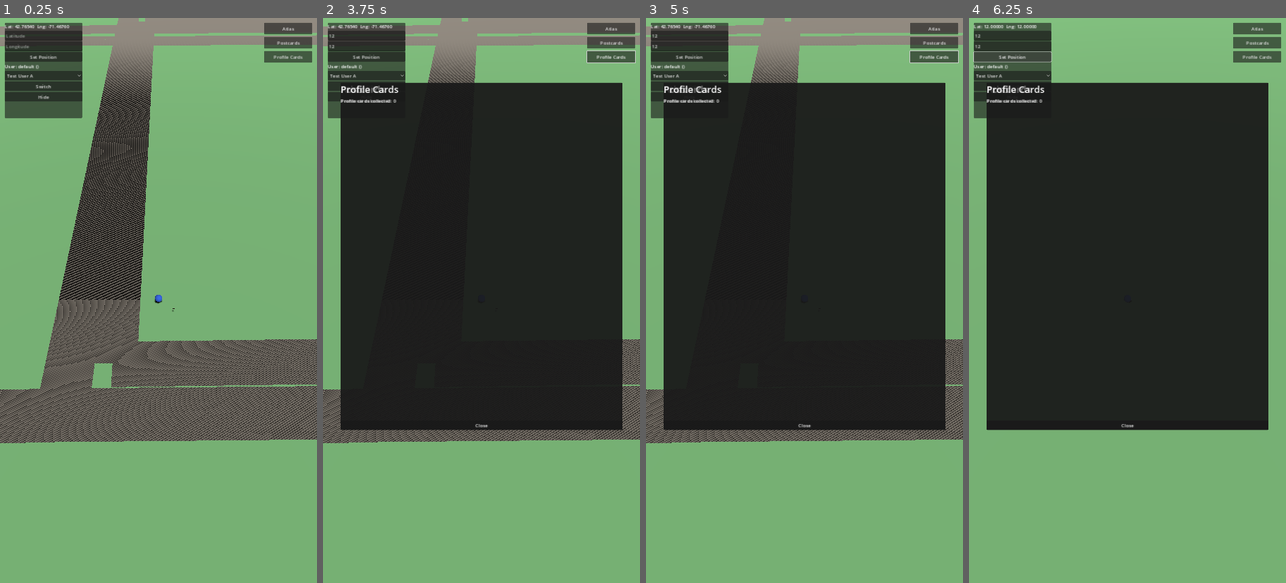
Above: before the commit, frames 1-4 (left to right).
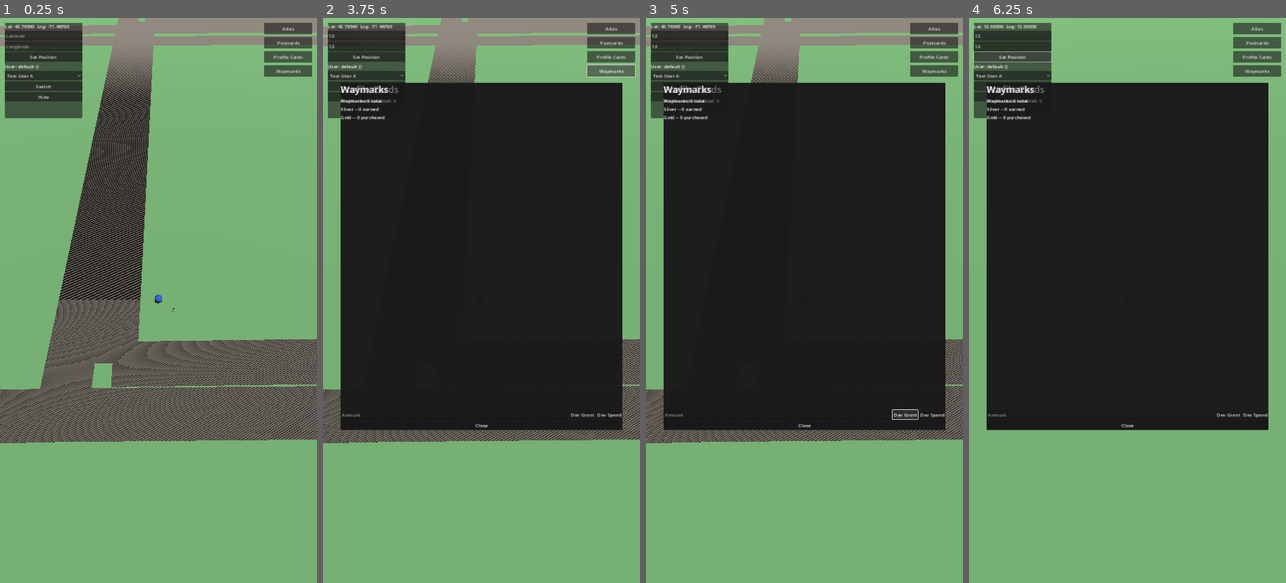
Above: after the commit, the same moments.

Repository: Dominic339/Shared-Skies
Game: Godot game, scene res://scenes/Main.tscn
The game is run twice, just before and just after one commit, with the same random seed, the same clock (stepped at 60 frames per second) and the same inputs.
Inputs (mouse positions are in pixels of both pictures, inside the frame that each line leads up to):
- Up to frame 1 (0.25 s): no input
- Up to frame 2 (3.75 s): click (367, 34) at 0.52 s; type "12" at 0.6 s; click (367, 46) at 0.75 s; type "12" at 0.83 s; click "Atlas" at 1.25 s; click "Postcards" at 2 s; click "Profile Cards" at 2.75 s; click (611, 68) at 3.5 s, where only the run after the commit has a clickable "Waymarks"
- Up to frame 3 (5 s): click (905, 413) at 4.25 s, where only the run after the commit has a clickable "Dev Grant"
- Up to frame 4 (6.25 s): click (1254, 413) at 5 s, where only the run after the commit has a clickable "Dev Spend"; click "Set Position" at 5.75 s

The runs differ from the first frame. In frame 1, 0.3% of the frame differs, in the area x 83-99%, y 8-11%; in frame 2, 0.8%, in the area x 5-99%, y 5-71%; in frame 3, 0.8%; in frame 4, 0.7%.

Commit message:
Add provenance-aware Waymark ledger (currency lots, operations, transactions)
Backend: a locked-down payment_orders shell, currency_lots (one row per
discrete inflow, so a later refund can trace exactly what's left of a
specific grant/purchase), wallet_operations (the player-facing event),
and wallet_transactions (exact per-lot allocation for every spend).
spend_waymarks() consumes non-paid lots before paid ones, oldest lot
first within each tier, fully row-locked and atomic, and is safe to
expose to any authenticated player since it can only draw down their own
balance. award_waymarks() mints currency and is revoked from anon/
authenticated entirely -- only service_role and dev_grant_waymarks() (a
thin wrapper gated by a profiles.dev_grants_enabled column that players
can't write to themselves) can call it. Both support idempotency keys so
a retried request can't double-award or double-spend.

Client: a Waymarks screen showing total/silver/gold balance and
transaction history, plus temporary dev grant/spend controls for testing
before any real bounty or shop exists to drive the ledger. Real StoreKit/
Play Billing integration, provider verification, and refund receivers are
deferred until store accounts and server infrastructure actually exist --
this only lays the ledger foundation that would otherwise require
retrofitting once real spends have already happened.

Co-Authored-By: Claude Sonnet 5 <noreply@anthropic.com>
Claude-Session: https://claude.ai/code/session_01AHmiCVGuG2bKpEKrF4VL2r

Diff:
--- a/client/scenes/Main.tscn
+++ b/client/scenes/Main.tscn
@@ -9,6 +9,7 @@
 [ext_resource type="PackedScene" path="res://scenes/AtlasBook.tscn" id="7"]
 [ext_resource type="Script" path="res://scripts/postcards_ui.gd" id="8"]
 [ext_resource type="Script" path="res://scripts/profile_cards_ui.gd" id="9"]
+[ext_resource type="Script" path="res://scripts/waymarks_ui.gd" id="10"]
 
 [sub_resource type="PlaneMesh" id="PlaneMesh_1"]
 size = Vector2(6000, 6000)
@@ -140,6 +141,15 @@
 offset_bottom = 152.0
 text = "Profile Cards"
 
+[node name="WaymarksButton" type="CanvasLayer" parent="."]
+
+[node name="Button" type="Button" parent="WaymarksButton"]
+offset_left = 900.0
+offset_top = 160.0
+offset_right = 1064.0
+offset_bottom = 200.0
+text = "Waymarks"
+
 [node name="AtlasUI" type="CanvasLayer" parent="."]
 script = ExtResource("6")
 
@@ -292,3 +302,48 @@
 
 [node name="CloseButton" type="Button" parent="ProfileCardsUI/DetailsPanel/VBoxContainer"]
 text = "Close"
+
+[node name="WaymarksUI" type="CanvasLayer" parent="."]
+script = ExtResource("10")
+
+[node name="Panel" type="PanelContainer" parent="WaymarksUI"]
+offset_left = 60.0
+offset_top = 220.0
+offset_right = 1020.0
+offset_bottom = 1400.0
+
+[node name="VBoxContainer" type="VBoxContainer" parent="WaymarksUI/Panel"]
+
+[node name="TitleLabel" type="Label" parent="WaymarksUI/Panel/VBoxContainer"]
+theme_override_font_sizes/font_size = 32
+text = "Waymarks"
+
+[node name="TotalLabel" type="Label" parent="WaymarksUI/Panel/VBoxContainer"]
+text = "Waymarks: 0 total"
+
+[node name="SilverLabel" type="Label" parent="WaymarksUI/Panel/VBoxContainer"]
+text = "Silver -- 0 earned"
+
+[node name="GoldLabel" type="Label" parent="WaymarksUI/Panel/VBoxContainer"]
+text = "Gold -- 0 purchased"
+
+[node name="ScrollContainer" type="ScrollContainer" parent="WaymarksUI/Panel/VBoxContainer"]
+size_flags_vertical = 3
+
+[node name="HistoryContainer" type="VBoxContainer" parent="WaymarksUI/Panel/VBoxContainer/ScrollContainer"]
+size_flags_horizontal = 3
+
+[node name="DevControls" type="HBoxContainer" parent="WaymarksUI/Panel/VBoxContainer"]
+
+[node name="DevAmountEdit" type="LineEdit" parent="WaymarksUI/Panel/VBoxContainer/DevControls"]
+placeholder_text = "Amount"
+size_flags_horizontal = 3
+
+[node name="DevGrantButton" type="Button" parent="WaymarksUI/Panel/VBoxContainer/DevControls"]
+text = "Dev Grant"
+
+[node name="DevSpendButton" type="Button" parent="WaymarksUI/Panel/VBoxContainer/DevControls"]
+text = "Dev Spend"
+
+[node name="CloseButton" type="Button" parent="WaymarksUI/Panel/VBoxContainer"]
+text = "Close"
--- a/client/scripts/autoload/supabase_client.gd
+++ b/client/scripts/autoload/supabase_client.gd
@@ -118,6 +118,23 @@
 	var url := "%s/rest/v1/%s" % [SUPABASE_URL, table]
 	var result: Variant = await _request(url, headers, HTTPClient.METHOD_POST, JSON.stringify(data))
 	return result[0] if result is Array and result.size() > 0 else {}
+
+
+# Calls a Postgres function exposed via PostgREST's /rpc endpoint (e.g.
+# spend_waymarks) -- param dictionary keys must exactly match the SQL
+# function's own parameter names. Returns whatever the function returns
+# (a scalar like a uuid comes back as a bare JSON value, not wrapped in
+# an array the way table selects are), or an empty Dictionary on failure
+# -- same failure convention as insert_row, since _request already
+# collapses "rejected" and "network error" into that one shape.
+func call_rpc(function_name: String, params: Dictionary = {}) -> Variant:
+	var headers := [
+		"apikey: " + SUPABASE_ANON_KEY,
+		"Authorization: Bearer " + access_token,
+		"Content-Type: application/json",
+	]
+	var url := "%s/rest/v1/rpc/%s" % [SUPABASE_URL, function_name]
+	return await _request(url, headers, HTTPClient.METHOD_POST, JSON.stringify(params))
 
 
 func _request(url: String, headers: PackedStringArray, method: HTTPClient.Method, body: String = "") -> Variant:
--- a/client/scripts/main.gd
+++ b/client/scripts/main.gd
@@ -38,6 +38,8 @@
 @onready var postcards_ui: CanvasLayer = $PostcardsUI
 @onready var profile_cards_button: Button = $ProfileCardsButton/Button
 @onready var profile_cards_ui: CanvasLayer = $ProfileCardsUI
+@onready var waymarks_button: Button = $WaymarksButton/Button
+@onready var waymarks_ui: CanvasLayer = $WaymarksUI
 
 var markers_by_landmark_id: Dictionary = {}
 var focused_marker: LandmarkMarker = null
@@ -53,6 +55,7 @@
 	atlas_button.pressed.connect(_on_atlas_button_pressed)
 	postcards_button.pressed.connect(_on_postcards_button_pressed)
 	profile_cards_button.pressed.connect(_on_profile_cards_button_pressed)
+	waymarks_button.pressed.connect(_on_waymarks_button_pressed)
 
 	if not SupabaseClient.is_ready:
 		await SupabaseClient.authenticated
@@ -90,6 +93,8 @@
 		if postcards_ui.close_topmost():
 			return
 		if profile_cards_ui.close_topmost():
+			return
+		if waymarks_ui.close_topmost():
 			return
 		if landmark_display.close_topmost():
 			return
@@ -232,6 +237,10 @@
 	profile_cards_ui.show_profile_cards()
 
 
+func _on_waymarks_button_pressed() -> void:
+	waymarks_ui.show_waymarks()
+
+
 func _record_visit(marker: LandmarkMarker) -> void:
 	var is_first := not marker.visited
 	marker.set_visited(true)  # optimistic -- avoids double-recording if tapped again before this resolves
--- /dev/null
+++ b/client/scripts/waymarks_ui.gd
@@ -0,0 +1,106 @@
+extends CanvasLayer
+
+# Wallet balance (gold/silver split) + transaction history, plus
+# temporary developer grant/spend controls for exercising the ledger
+# before any real bounty or shop exists to drive it. Hiding these
+# controls is NOT what protects them -- dev_grant_waymarks() itself
+# refuses any account the developer hasn't explicitly allowlisted
+# (profiles.dev_grants_enabled), regardless of whether this button is
+# visible. spend_waymarks() needs no such gate -- it can only ever spend
+# the calling wayfinder's own currency.
+
+signal closed
+
+@onready var panel: PanelContainer = $Panel
+@onready var total_label: Label = $Panel/VBoxContainer/TotalLabel
+@onready var silver_label: Label = $Panel/VBoxContainer/SilverLabel
+@onready var gold_label: Label = $Panel/VBoxContainer/GoldLabel
+@onready var history_container: VBoxContainer = $Panel/VBoxContainer/ScrollContainer/HistoryContainer
+@onready var dev_amount_edit: LineEdit = $Panel/VBoxContainer/DevControls/DevAmountEdit
+@onready var dev_grant_button: Button = $Panel/VBoxContainer/DevControls/DevGrantButton
+@onready var dev_spend_button: Button = $Panel/VBoxContainer/DevControls/DevSpendButton
+@onready var close_button: Button = $Panel/VBoxContainer/CloseButton
+
+
+func _ready() -> void:
+	close_button.pressed.connect(_on_close_pressed)
+	dev_grant_button.pressed.connect(_on_dev_grant_pressed)
+	dev_spend_button.pressed.connect(_on_dev_spend_pressed)
+	hide()
+
+
+func show_waymarks() -> void:
+	show()
+	await _load_wallet()
+
+
+func _load_wallet() -> void:
+	var balance_rows: Array = await SupabaseClient.get_table(
+		"wallet_balance_view", "select=paid_balance,earned_balance,total_balance"
+	)
+	if balance_rows.size() > 0:
+		var balance: Dictionary = balance_rows[0]
+		total_label.text = "Waymarks: %d total" % balance.get("total_balance", 0)
+		silver_label.text = "Silver -- %d earned" % balance.get("earned_balance", 0)
+		gold_label.text = "Gold -- %d purchased" % balance.get("paid_balance", 0)
+
+	for child in history_container.get_children():
+		child.queue_free()
+
+	var history_rows: Array = await SupabaseClient.get_table(
+		"wallet_history_view",
+		"select=operation_type,total_amount,description,created_at&order=created_at.desc"
+	)
+	for row: Dictionary in history_rows:
+		var entry := Label.new()
+		var sign_prefix := "+" if row.get("operation_type", "") == "award" else "-"
+		entry.text = "%s%d -- %s" % [
+			sign_prefix, row.get("total_amount", 0), row.get("description", "")
+		]
+		history_container.add_child(entry)
+
+
+# Dev-only -- exercises the ledger's award path without a real bounty or
+# store purchase to drive it yet. Fails silently (server-side) for any
+# account that isn't allowlisted, which is the actual protection here.
+func _on_dev_grant_pressed() -> void:
+	if not dev_amount_edit.text.is_valid_int():
+		return
+	var result: Variant = await SupabaseClient.call_rpc("dev_grant_waymarks", {
+		"p_amount": dev_amount_edit.text.to_int(),
+		"p_description": "Dev grant",
+	})
+	if result is Dictionary and result.is_empty():
+		print("Dev grant failed -- account not allowlisted (dev_grants_enabled)?")
+	await _load_wallet()
+
+
+# Not gated the way the grant path is -- spend_waymarks can only ever
+# draw down the calling wayfinder's own balance, so any account is safe
+# to let exercise it.
+func _on_dev_spend_pressed() -> void:
+	if not dev_amount_edit.text.is_valid_int():
+		return
+	var result: Variant = await SupabaseClient.call_rpc("spend_waymarks", {
+		"p_amount": dev_amount_edit.text.to_int(),
+		"p_context_type": "dev_test",
+		"p_context_id": null,
+		"p_description": "Dev test spend",
+		"p_idempotency_key": null,
+	})
+	if result is Dictionary and result.is_empty():
+		print("Dev spend failed -- insufficient balance?")
+	await _load_wallet()
+
+
+func _on_close_pressed() -> void:
+	hide()
+	closed.emit()
+
+
+# Used by main.gd's global Escape handler, same pattern as the other UIs.
+func close_topmost() -> bool:
+	if not visible:
+		return false
+	_on_close_pressed()
+	return true
Not shown, added: supabase/migrations/20260724000000_waymark_ledger_tables.sql
Not shown, added: supabase/migrations/20260724010000_waymark_ledger_functions.sql
Not shown, added: supabase/migrations/20260724020000_waymark_views.sql
